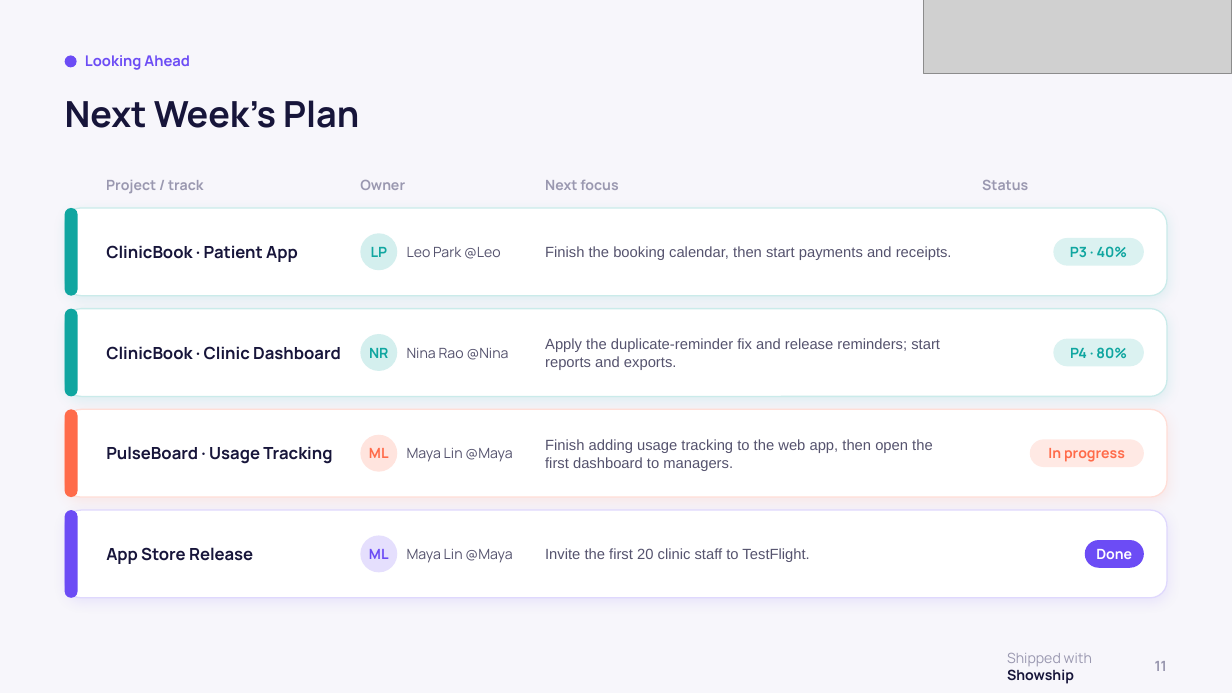
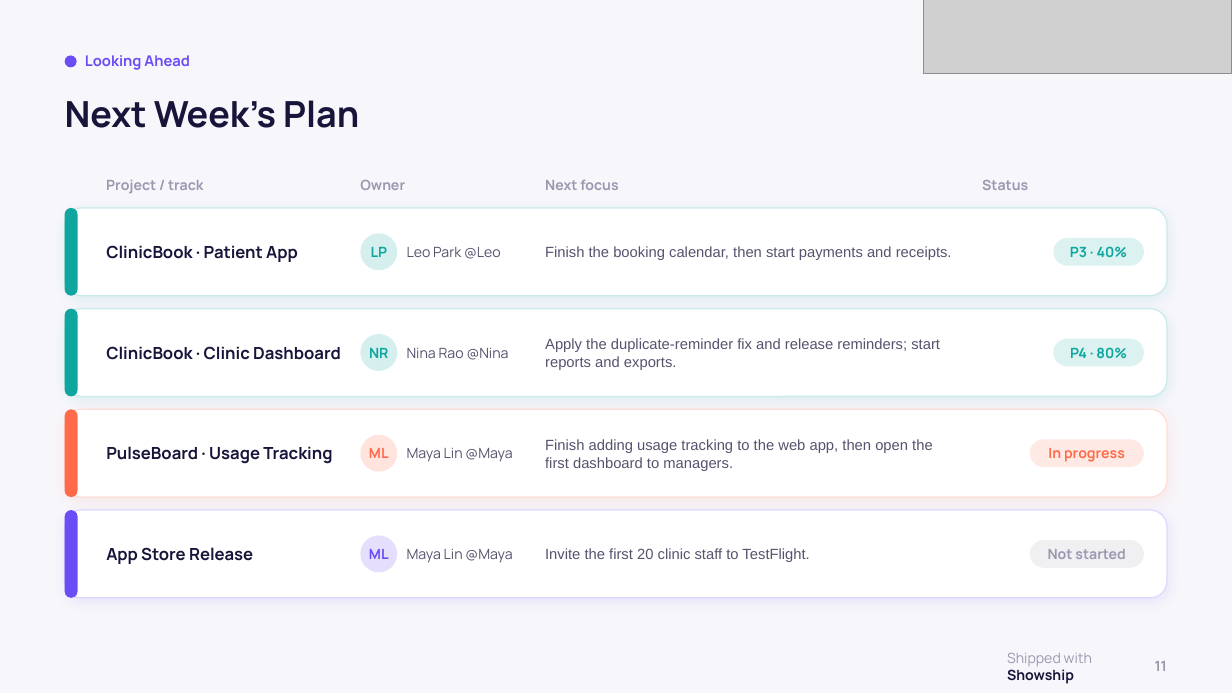
Before and after one commit to Showship/showship.github.io, a slide deck: slide 11 of src/assets/downloads/example-deck-showship.pptx. Drawn at 1232x693 pixels with LibreOffice and Linux fonts; fonts in the diff are those of the drawing; grey boxes stand for pictures; background and template pictures are left out. Boxes give left, top, right and bottom in pixels: in the first picture for what was removed or moved away, otherwise in the second. Text is boxed around its words. In the diff, an @@ line names an element or a change of style, - is before the commit and + after.

```diff
--- a/src/assets/downloads/example-deck-showship.pptx
+++ b/src/assets/downloads/example-deck-showship.pptx
@@ rounded rectangle: place and size @@
-rounded rectangle at bbox=[1085, 540, 1144, 567]
+rounded rectangle at bbox=[1030, 540, 1144, 567]
@@ rounded rectangle at bbox=[1030, 540, 1144, 567]: fill #6C4CF5 to #F0F0F3 @@
@@ text at bbox=[1048, 549, 1126, 559]: text changed; text colour #FFFFFF to #9A98B0 @@
-Done
+Not started
```
Also in this commit, not shown: 15 other files.
